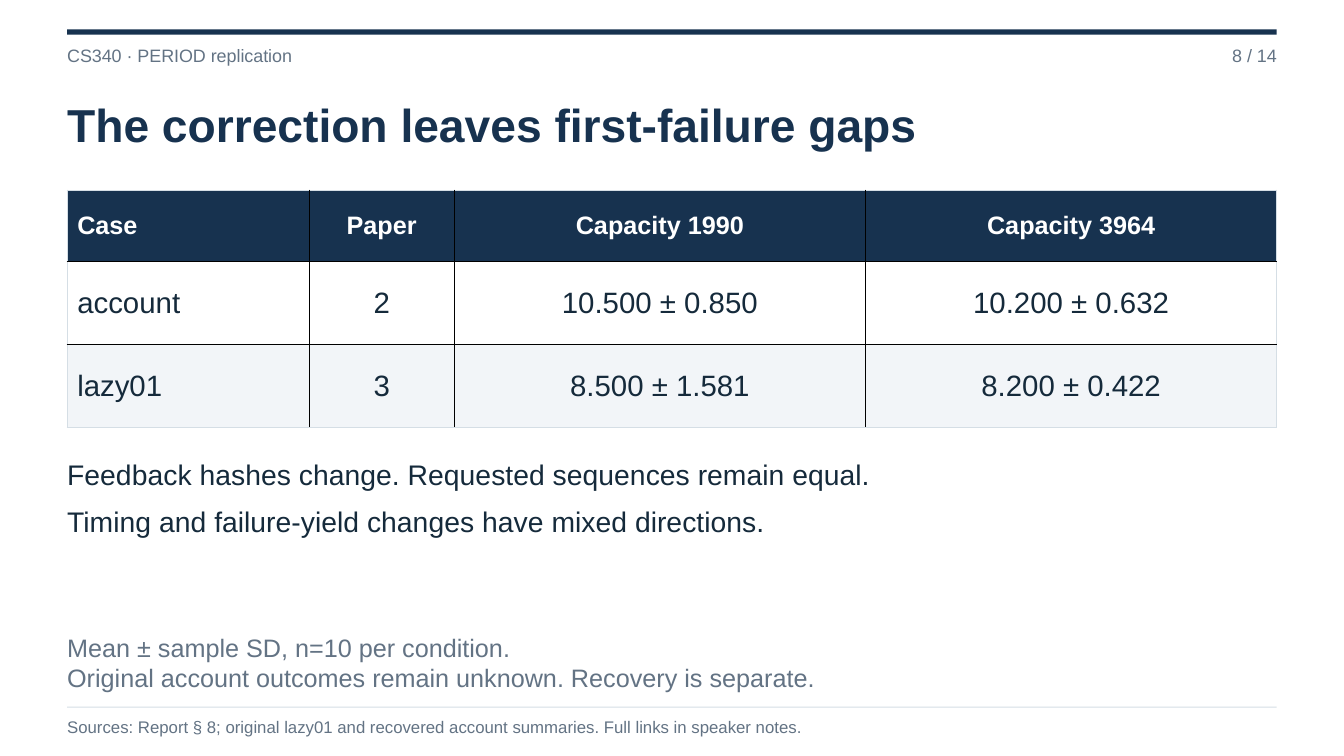
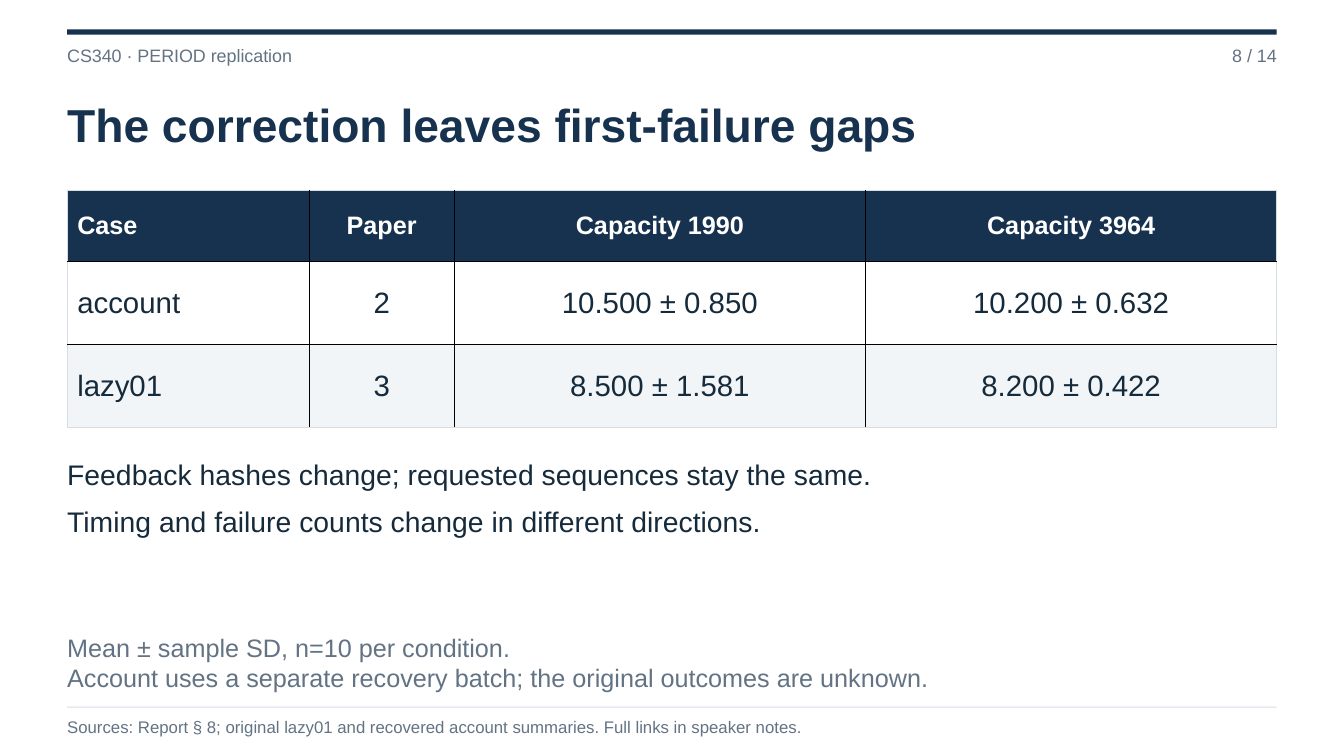
Before and after one commit to Sasuke-666/CS340-Research-Paper-Replication, a slide deck: slide 8 of submission/CS340_PERIOD_Final_Presentation_20261124.pptx. Drawn at 1344x756 pixels with LibreOffice and Linux fonts; fonts in the diff are those of the drawing. Boxes give left, top, right and bottom in pixels: in the first picture for what was removed or moved away, otherwise in the second. Text is boxed around its words. In the diff, an @@ line names an element or a change of style, - is before the commit and + after.

```diff
--- a/submission/CS340_PERIOD_Final_Presentation_20261124.pptx
+++ b/submission/CS340_PERIOD_Final_Presentation_20261124.pptx
@@ text at [67, 464, 871, 490]: text changed @@
-Feedback hashes change. Requested sequences remain equal.
+Feedback hashes change; requested sequences stay the same.
@@ text at [67, 511, 760, 538]: text changed @@
-Timing and failure-yield changes have mixed directions.
+Timing and failure counts change in different directions.
@@ text at [67, 669, 928, 692]: text changed @@
-Original account outcomes remain unknown. Recovery is separate.
+Account uses a separate recovery batch; the original outcomes are unknown.
```
Also in this commit, not shown: 7 other slides changed, 7 other files.
